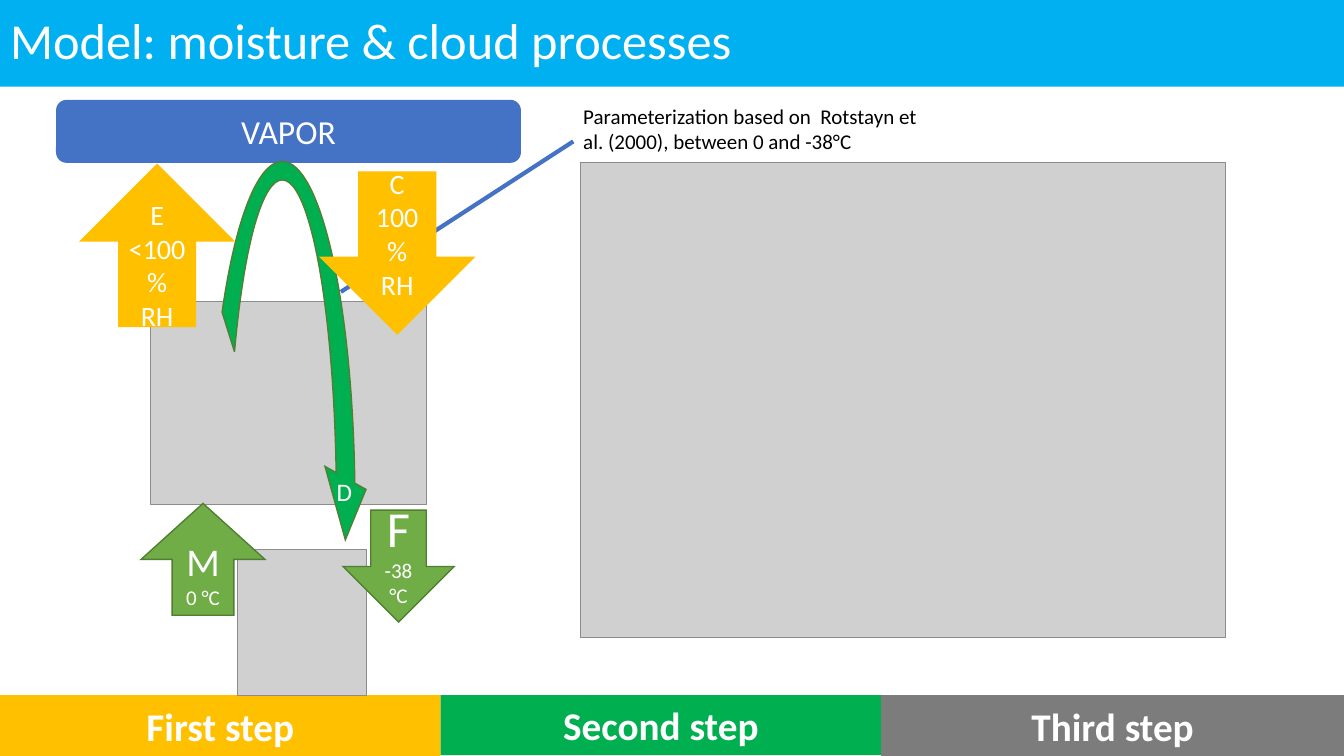
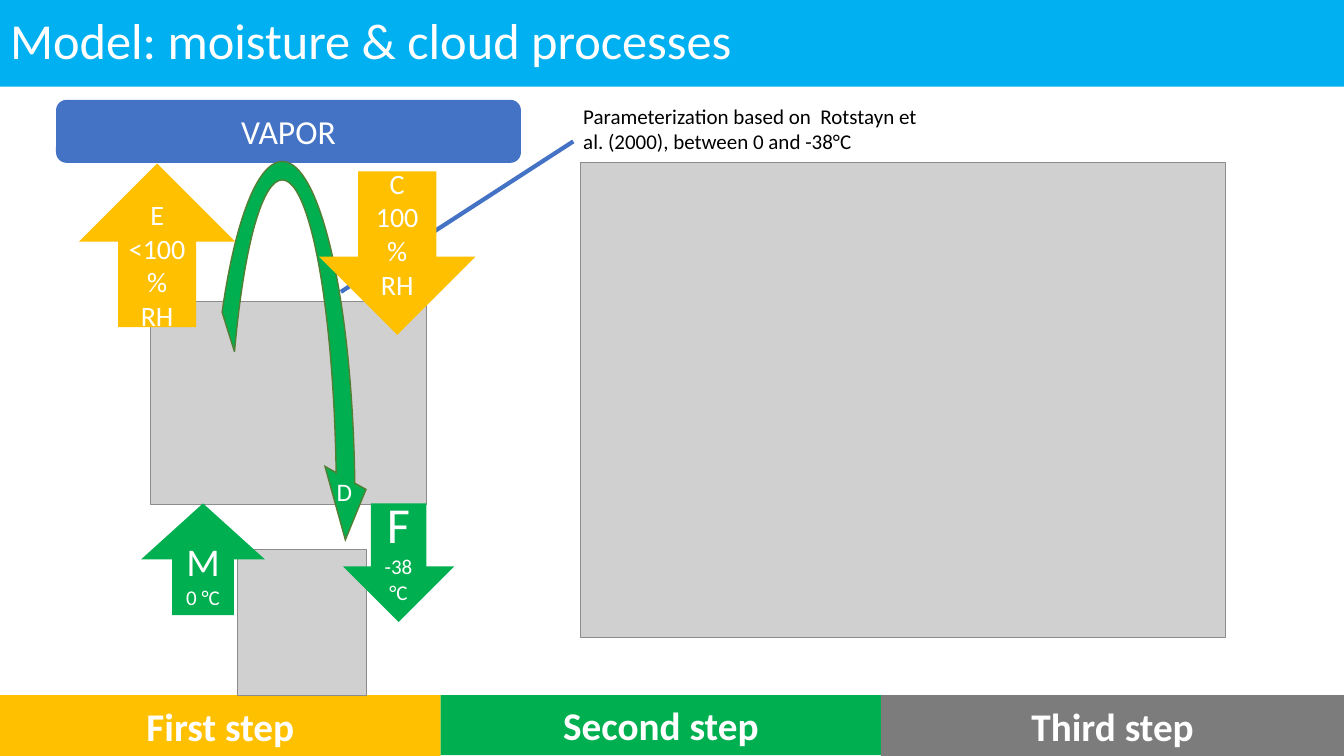
Before and after one commit to meteoNL/CloudParcelModel_SOACproject, a slide deck: slide 5 of presentation.pptx. Drawn at 1344x756 pixels with LibreOffice and Linux fonts; fonts in the diff are those of the drawing; grey boxes stand for pictures. Boxes give left, top, right and bottom in pixels: in the first picture for what was removed or moved away, otherwise in the second. Text is boxed around its words. In the diff, an @@ line names an element or a change of style, - is before the commit and + after.

```diff
--- a/presentation.pptx
+++ b/presentation.pptx
@@ up arrow "M" at box(141, 503, 265, 615): fill #70AD47 to #00B050; outline #507E32 1 pt to none @@
@@ down arrow "F" at box(343, 503, 454, 622): fill #70AD47 to #00B050; outline #507E32 1 pt to none @@
@@ down arrow "F": place and size @@
-down arrow "F" at box(343, 510, 454, 622)
+down arrow "F" at box(343, 503, 454, 622)
```
Also in this commit, not shown: 5 other slides changed.
